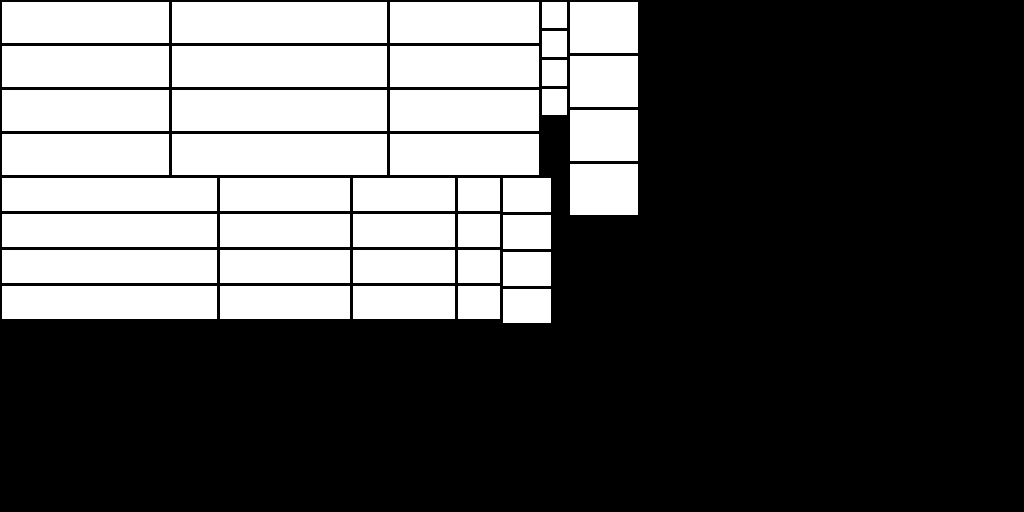
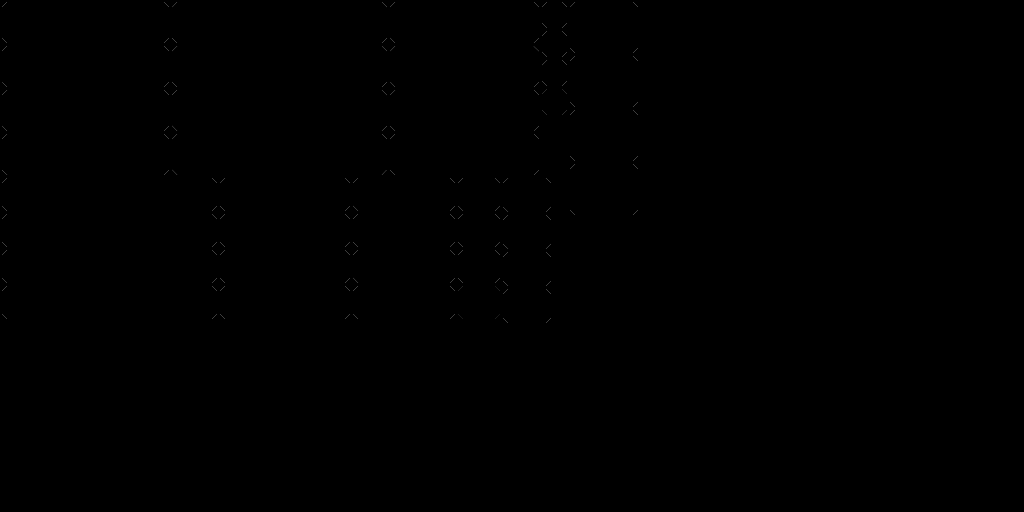
Comparing the layer stacks of the two (1024, 512) images. Changes:
painted on "70 x 53" (1st of 4, in "Normal") over [570, 2, 638, 53]
painted on "151 x 43" (1st of 4, in "Normal") over [390, 2, 539, 43]
painted on "217 x 43" (1st of 4, in "Normal") over [172, 2, 387, 43]
painted on "169 x 43" (1st of 4, in "Normal") over [2, 2, 169, 43]
painted on "132 x 35" (1st of 4, in "Normal") over [220, 178, 350, 211]
painted on "218 x 35" (1st of 4, in "Normal") over [2, 178, 217, 211]
painted on "70 x 53" (2nd of 4, in "Disabled") over [570, 56, 638, 107]
painted on "151 x 43" (2nd of 4, in "Disabled") over [390, 46, 539, 87]
painted on "217 x 43" (2nd of 4, in "Disabled") over [172, 46, 387, 87]
painted on "169 x 43" (2nd of 4, in "Disabled") over [2, 46, 169, 87]
painted on "132 x 35" (2nd of 4, in "Disabled") over [220, 214, 350, 247]
painted on "218 x 35" (2nd of 4, in "Disabled") over [2, 214, 217, 247]
painted on "70 x 53" (3rd of 4, in "Highlight") over [570, 110, 638, 161]
painted on "151 x 43" (3rd of 4, in "Highlight") over [390, 90, 539, 131]
painted on "217 x 43" (3rd of 4, in "Highlight") over [172, 90, 387, 131]
painted on "169 x 43" (3rd of 4, in "Highlight") over [2, 90, 169, 131]
painted on "132 x 35" (3rd of 4, in "Highlight") over [220, 250, 350, 283]
painted on "218 x 35" (3rd of 4, in "Highlight") over [2, 250, 217, 283]
painted on "70 x 53" (4th of 4, in "Active") over [570, 164, 638, 215]
painted on "151 x 43" (4th of 4, in "Active") over [390, 134, 539, 175]
painted on "217 x 43" (4th of 4, in "Active") over [172, 134, 387, 175]
painted on "169 x 43" (4th of 4, in "Active") over [2, 134, 169, 175]
painted on "132 x 35" (4th of 4, in "Active") over [220, 286, 350, 319]
painted on "218 x 35" (4th of 4, in "Active") over [2, 286, 217, 319]
…and 16 more changes (16 painted)
